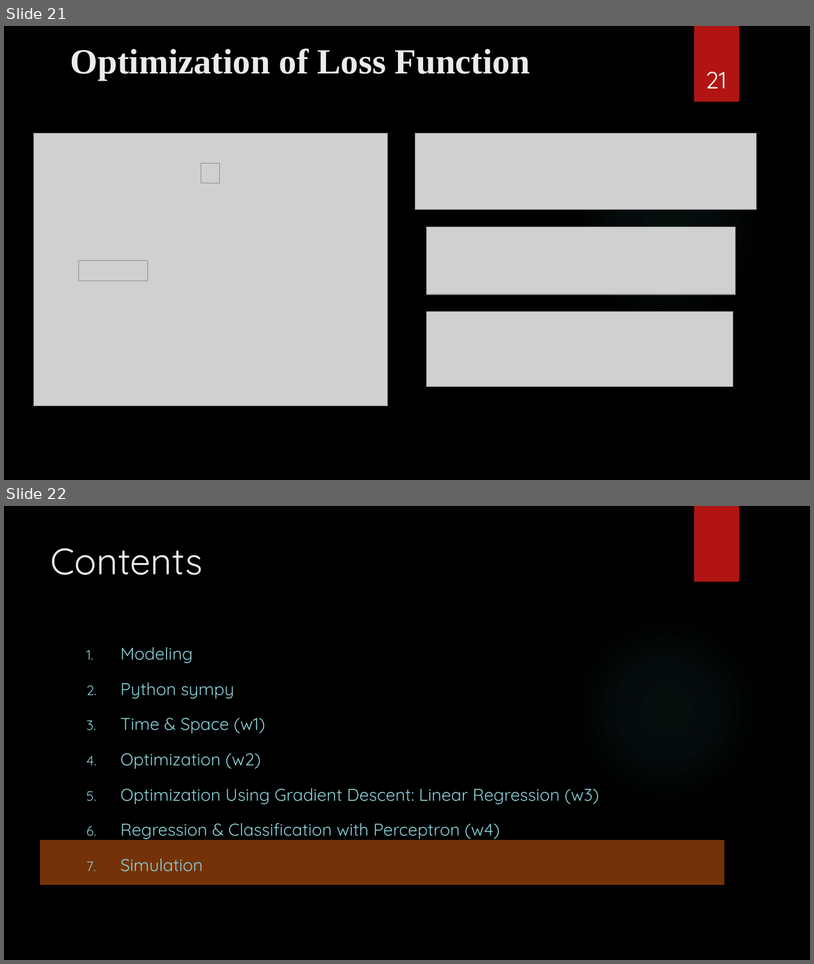
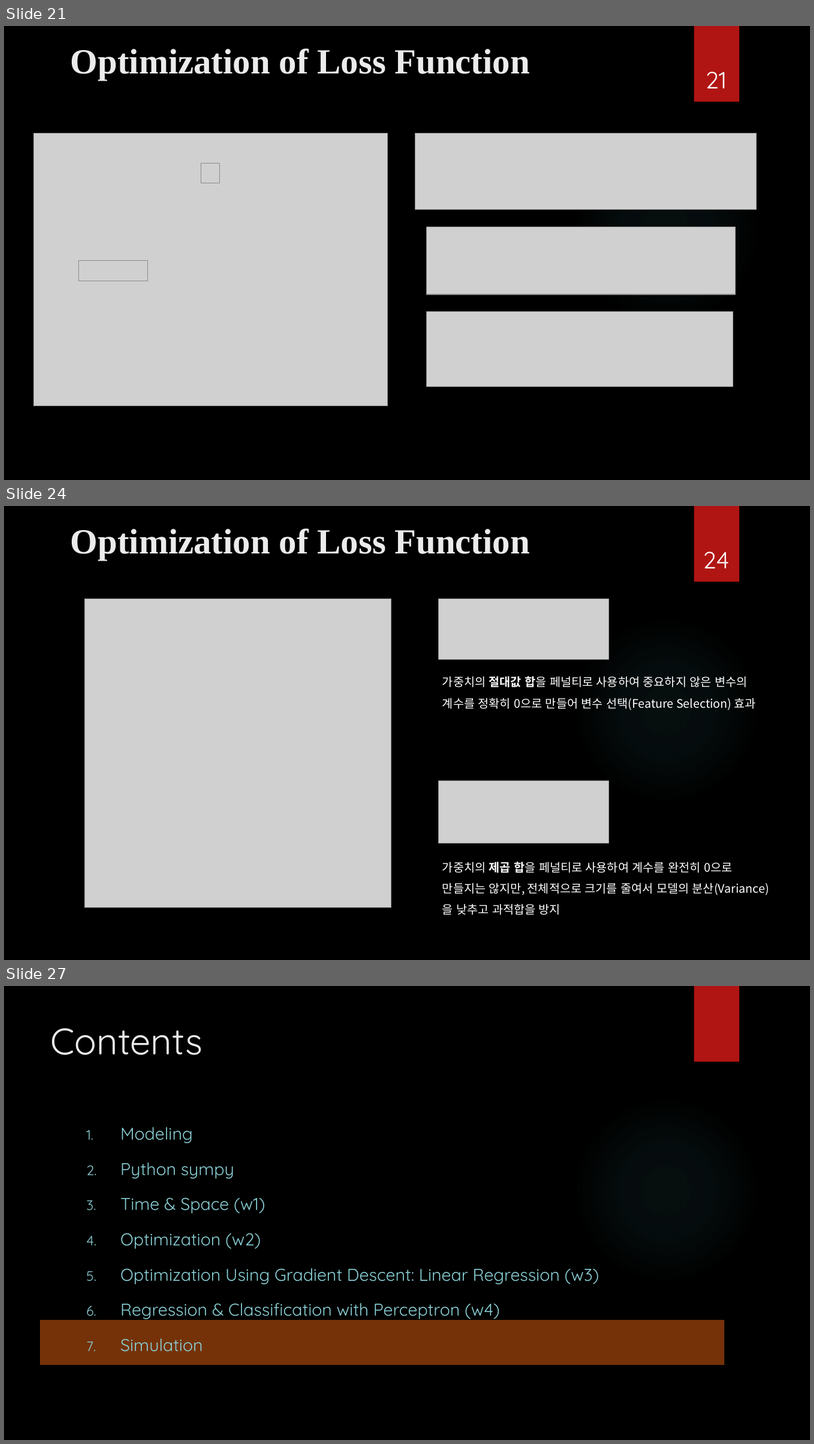
Before and after one commit to ancestor9/mathematics-for-machine-learning, a slide deck: Calculus/Calculus.pptx. Shown one above the other, each under a label of ours: slides 21 and 22 before the commit, slides 21, 24 and 27 after it; the slides between them are not shown. The pictures are 814x964 and 814x1444 pixels, drawn with LibreOffice and Linux fonts; fonts in the diff are those of the drawing; grey boxes stand for pictures; background and template pictures are left out. Boxes give left, top, right and bottom in pixels: in the first picture for what was removed or moved away, otherwise in the second. Text is boxed around its words. In the diff, an @@ line names an element or a change of style, - is before the commit and + after.

```diff
--- a/Calculus/Calculus.pptx
+++ b/Calculus/Calculus.pptx
@@ slide 24 added at box(4, 506, 810, 960), background picture (left out); not listed: 2 template elements that a slide beside it also shows @@
@@ title added at box(71, 528, 530, 560), 42 pt, text #EBEBEB, bold @@
+Optimization of Loss Function
@@ page number added at box(703, 552, 729, 568), 28 pt, text #FFFFFF @@
+24
@@ picture added at box(85, 598, 392, 907) @@
@@ picture added at box(439, 598, 609, 659) @@
@@ text added at box(443, 676, 756, 710), 14 pt, text #FFFFFF @@
+가중치의 절대값 합을 페널티로 사용하여 중요하지 않은 변수의 계수를 정확히 0으로 만들어 변수 선택(Feature Selection) 효과
@@ picture added at box(439, 781, 609, 843) @@
@@ text added at box(443, 861, 770, 915), 14 pt, text #FFFFFF @@
+가중치의 제곱 합을 페널티로 사용하여 계수를 완전히 0으로 만들지는 않지만, 전체적으로 크기를 줄여서 모델의 분산(Variance)을 낮추고 과적합을 방지
@@ what was slide 22 is now slide 27 @@
```
Also in this commit, not shown: 4 other slides added.
